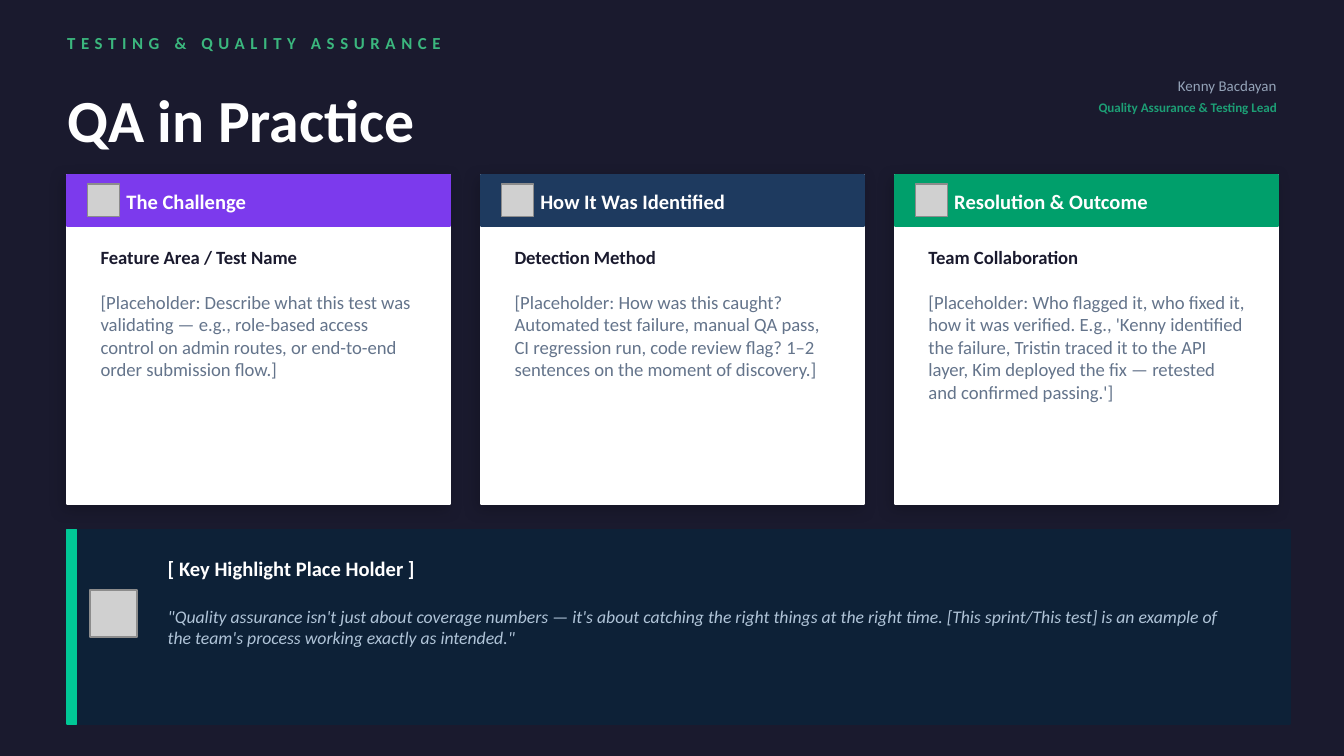
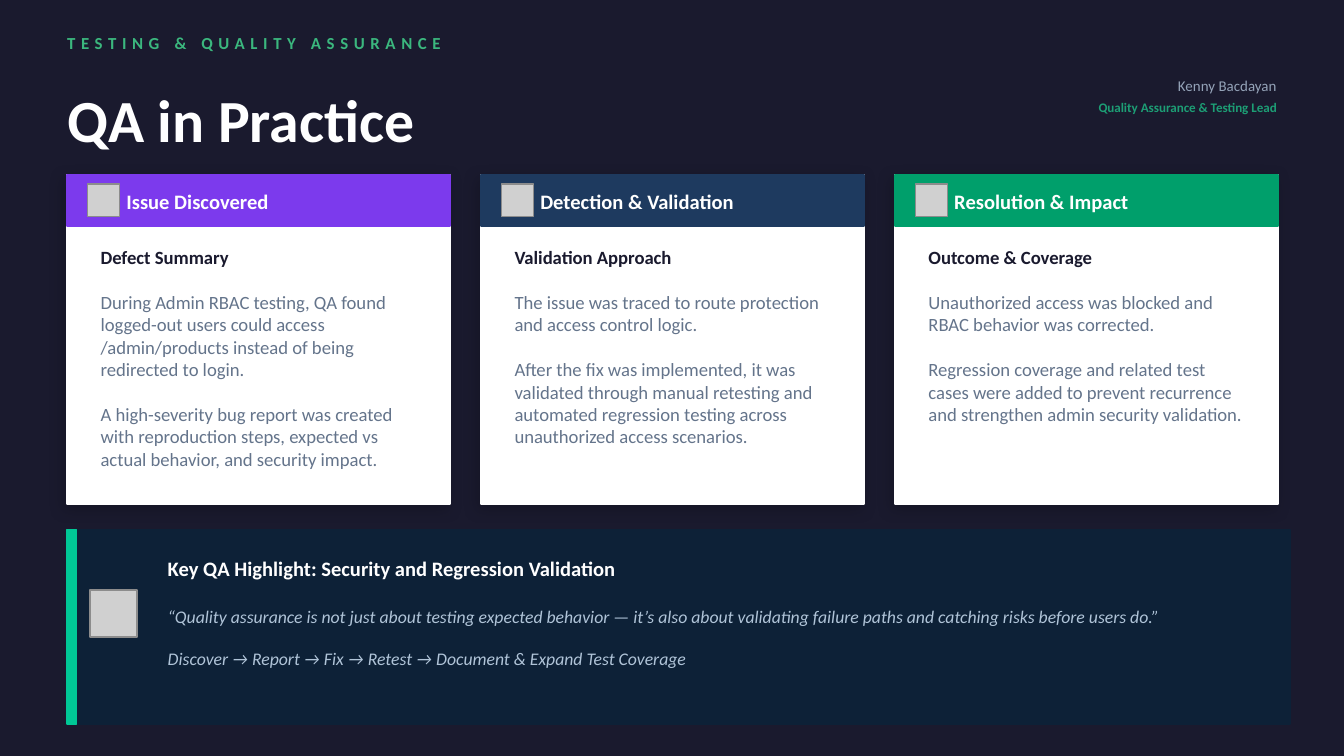
Before and after one commit to RachelMizer/ProjectOrderly, a slide deck: slide 14 of docs/Deliverables/Orderly_Slides.pptx. Drawn at 1344x756 pixels with LibreOffice and Linux fonts; fonts in the diff are those of the drawing; grey boxes stand for pictures. Boxes give left, top, right and bottom in pixels: in the first picture for what was removed or moved away, otherwise in the second. Text is boxed around its words. In the diff, an @@ line names an element or a change of style, - is before the commit and + after.

Commit message:
Updating the slides with scripts

```diff
--- a/docs/Deliverables/Orderly_Slides.pptx
+++ b/docs/Deliverables/Orderly_Slides.pptx
@@ text at (126, 194, 268, 209): text changed @@
-The Challenge
+Issue Discovered
@@ text at (540, 194, 733, 209): text changed @@
-How It Was Identified
+Detection & Validation
@@ text at (954, 194, 1128, 213): text changed @@
-Resolution & Outcome
+Resolution & Impact
@@ text at (101, 251, 392, 469): text changed @@
-Feature Area / Test Name
-[Placeholder: Describe what this test was validating — e.g., role-based access control on admin routes, or end-to-end order submission flow.]
+Defect Summary
+During Admin RBAC testing, QA found logged-out users could access /admin/products instead of being redirected to login.
+A high-severity bug report was created with reproduction steps, expected vs actual behavior, and security impact.
@@ text at (515, 251, 819, 443): text changed @@
-Detection Method
-[Placeholder: How was this caught? Automated test failure, manual QA pass, CI regression run, code review flag? 1–2 sentences on the moment of discovery.]
+Validation Approach
+The issue was traced to route protection and access control logic.
+After the fix was implemented, it was validated through manual retesting and automated regression testing across unauthorized access scenarios.
@@ text at (928, 251, 1242, 424): text changed @@
-Team Collaboration
-[Placeholder: Who flagged it, who fixed it, how it was verified. E.g., 'Kenny identified the failure, Tristin traced it to the API layer, Kim deployed the fix — retested and confirmed passing.']
+Outcome & Coverage
+Unauthorized access was blocked and RBAC behavior was corrected.
+Regression coverage and related test cases were added to prevent recurrence and strengthen admin security validation.
@@ text at (168, 561, 1159, 668): text changed @@
-[ Key Highlight Place Holder ]
-"Quality assurance isn't just about coverage numbers — it's about catching the right things at the right time. [This sprint/This test] is an example of the team's process working exactly as intended."
+Key QA Highlight: Security and Regression Validation
+“Quality assurance is not just about testing expected behavior — it’s also about validating failure paths and catching risks before users do.”
+Discover → Report → Fix → Retest → Document & Expand Test Coverage
```
